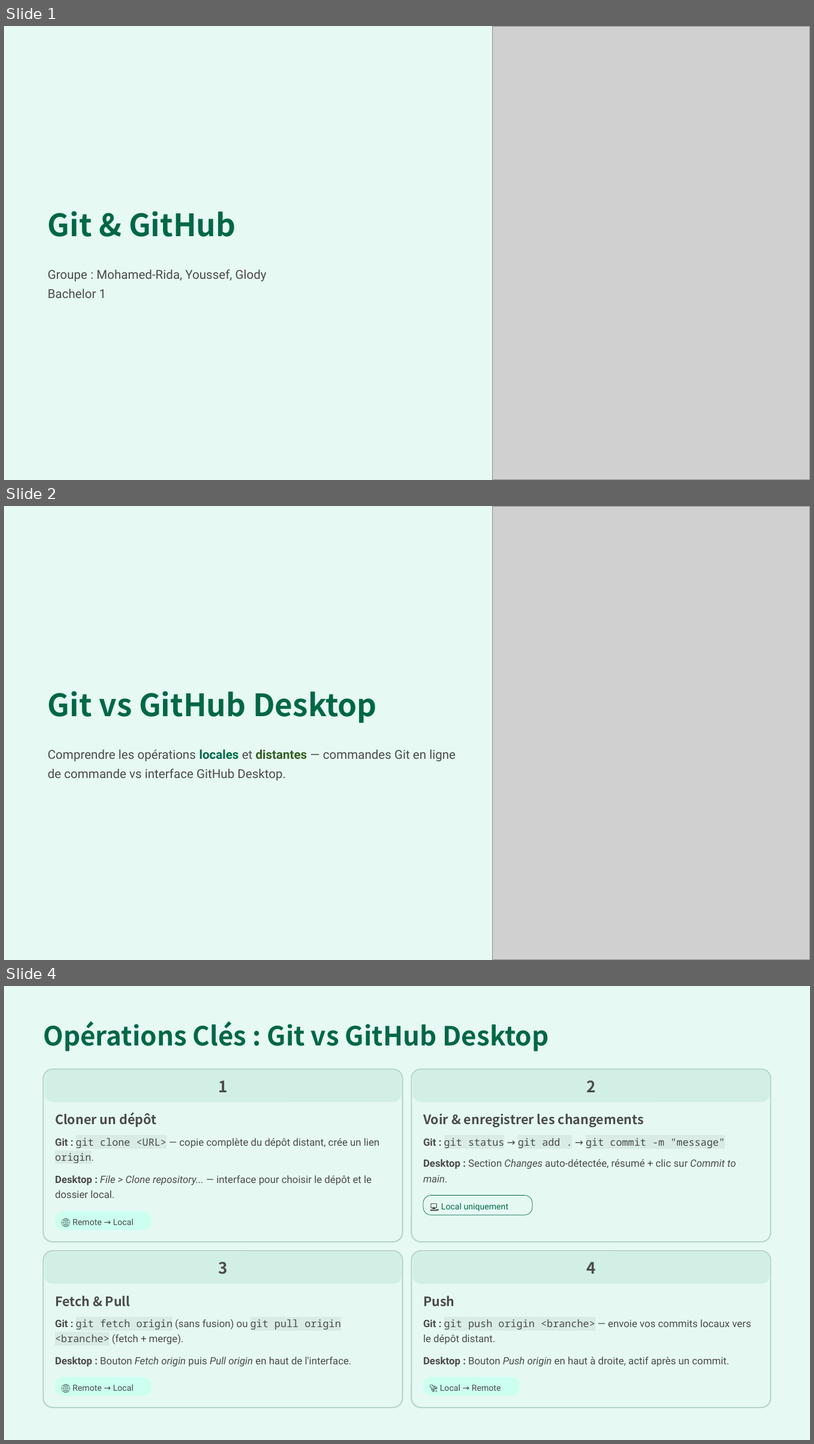
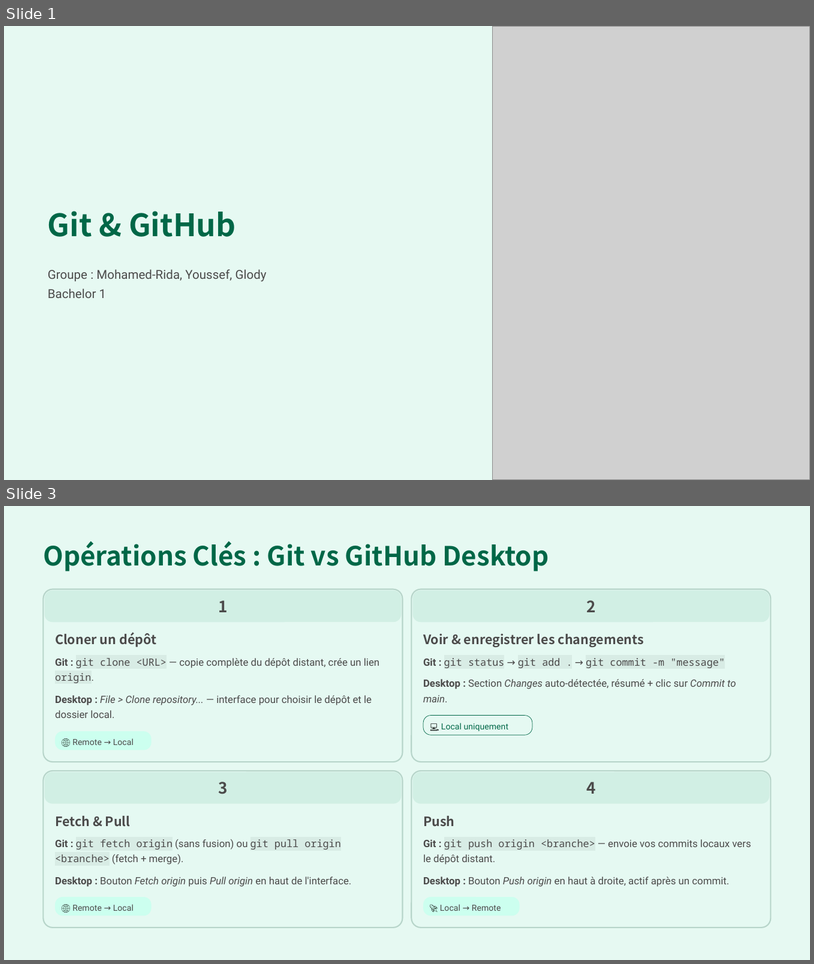
Before and after one commit to Mohamed-Rida-ece/Projet-Cybersec-Groupe, a slide deck: presentation/Git-vs-GitHub-Desktop.pptx. Shown one above the other, each under a label of ours: slides 1, 2 and 4 before the commit, slides 1 and 3 after it; the slides between them are not shown. The pictures are 814x1444 and 814x964 pixels, drawn with LibreOffice and Linux fonts; fonts in the diff are those of the drawing; grey boxes stand for pictures; background and template pictures are left out. Boxes give left, top, right and bottom in pixels: in the first picture for what was removed or moved away, otherwise in the second. Text is boxed around its words. In the diff, an @@ line names an element or a change of style, - is before the commit and + after.

```diff
--- a/presentation/Git-vs-GitHub-Desktop.pptx
+++ b/presentation/Git-vs-GitHub-Desktop.pptx
@@ slide 2 removed at bbox=[4, 506, 810, 960], background picture (left out); not listed: 1 template element that a slide beside it also shows @@
@@ picture removed at bbox=[492, 506, 810, 959] @@
@@ text removed at bbox=[48, 691, 377, 723] @@
-Git vs GitHub Desktop
@@ text removed at bbox=[48, 749, 456, 780] @@
-Comprendre les opérations locales et distantes — commandes Git en ligne de commande vs interface GitHub Desktop.
@@ what was slide 4 is now slide 3 @@
```
